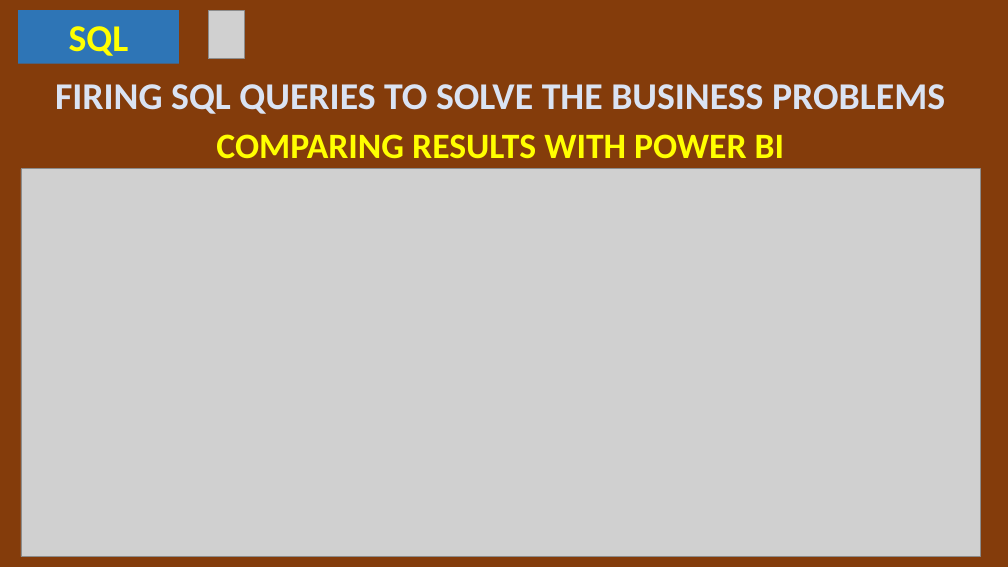
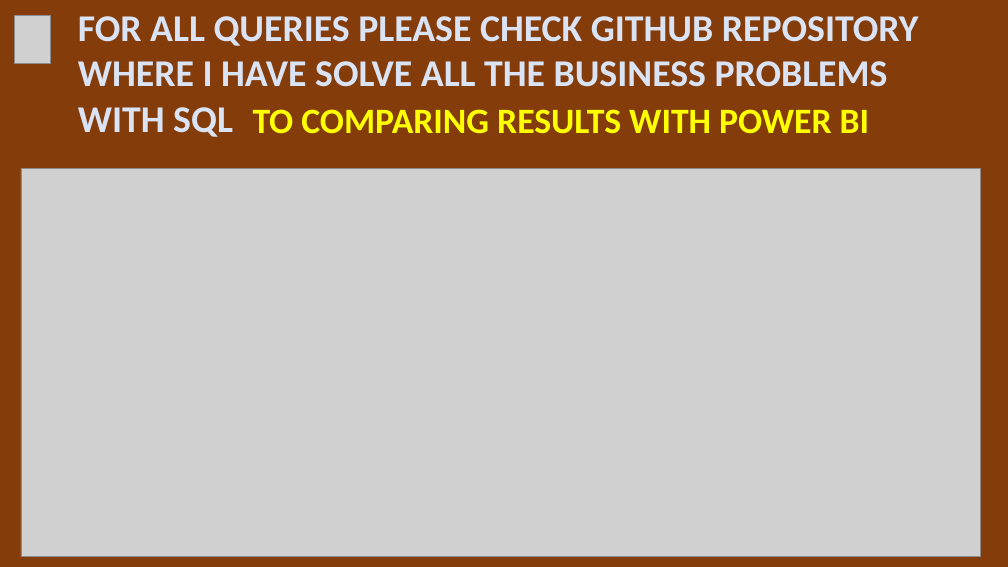
Before and after one commit to Abhishek-yadv/PowerBIPortfolioProjects, a slide deck: slide 12 of BankLoanAnalysis/Problem Statement.pptx (slide 5 before the commit). Drawn at 1008x567 pixels with LibreOffice and Linux fonts; fonts in the diff are those of the drawing; grey boxes stand for pictures. Boxes give left, top, right and bottom in pixels: in the first picture for what was removed or moved away, otherwise in the second. Text is boxed around its words. In the diff, an @@ line names an element or a change of style, - is before the commit and + after.

```diff
--- a/BankLoanAnalysis/Problem Statement.pptx
+++ b/BankLoanAnalysis/Problem Statement.pptx
@@ picture moved from (x1=208, y1=11, x2=243, y2=59) to (x1=14, y1=15, x2=50, y2=64) @@
@@ rectangle removed at (x1=18, y1=11, x2=179, y2=64) @@
-SQL
@@ text at (x1=78, y1=16, x2=919, y2=137): text changed @@
-FIRING SQL QUERIES TO SOLVE THE BUSINESS PROBLEMS
+FOR ALL QUERIES PLEASE CHECK GITHUB REPOSITORY
+WHERE I HAVE SOLVE ALL THE BUSINESS PROBLEMS
+WITH SQL
@@ text at (x1=253, y1=109, x2=869, y2=134): text changed @@
-COMPARING RESULTS WITH POWER BI
+TO COMPARING RESULTS WITH POWER BI
```
Also in this commit, not shown: 1 other slide changed, 7 slides added.
